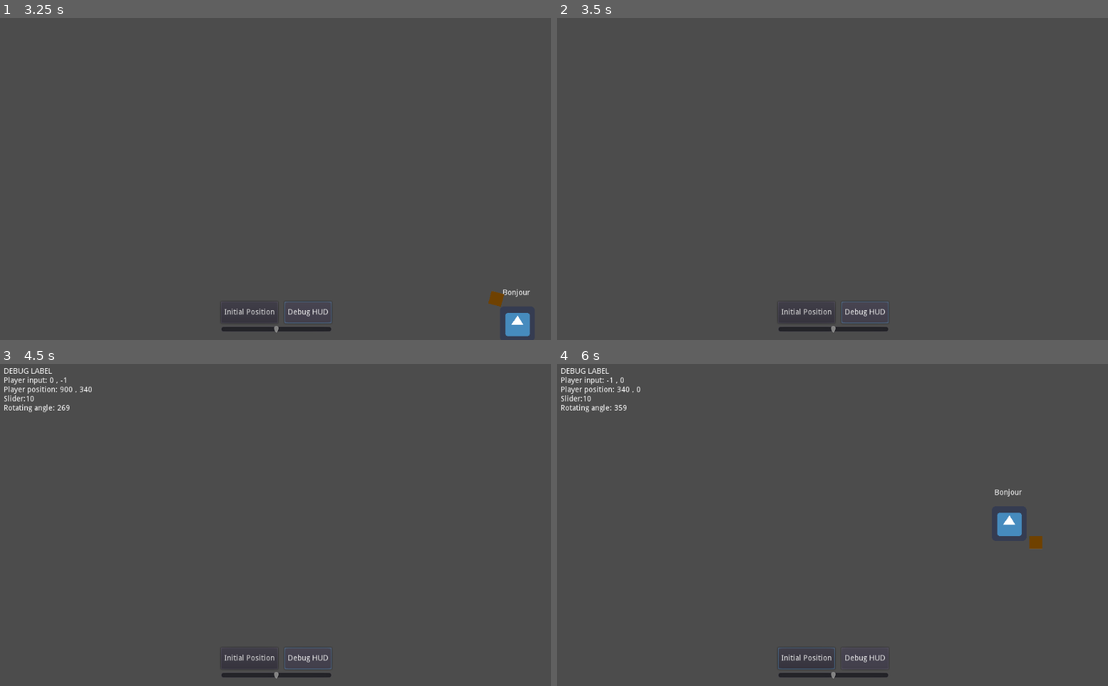
Above: before the commit, frames 1-4 (two rows, left to right).
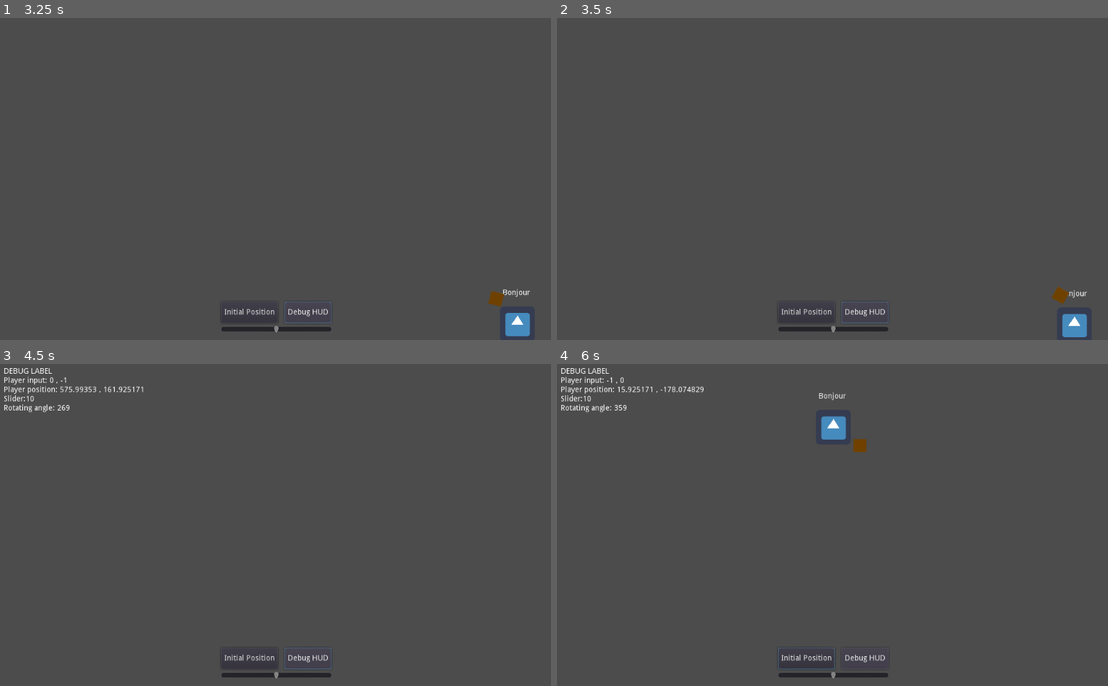
Above: after the commit, the same moments.

Repository: Florian-DELRIEU/Godot-Test
Game: Godot game, scene res://Scenes/MainNode.tscn
Same seed, same stepped clock (60 frames per second), same inputs: the game is played once before the commit and once after it. The engine's default icon, where the game draws it, is replaced by a stand-in: a white triangle on a blue panel in a dark square.
Inputs:
- Up to frame 1 (3.25 s): click "Initial Position" at 0.5 s; click "Debug HUD" at 1.25 s; hold Right (ui_right) 2.03-2.78 s; hold Down (ui_down) from 2.78 s (still down)
- Up to frame 2 (3.5 s): keep holding Down (ui_down)
- Up to frame 3 (4.5 s): release Down (ui_down) at 3.53 s; hold Right (ui_right) 3.53-4.28 s; tap Enter at 4.25 s; hold Up (ui_up) from 4.28 s (still down)
- Up to frame 4 (6 s): release Up (ui_up) at 5.03 s; hold Left (ui_left) from 5.03 s (still down)

Frame 1 is identical in both runs. In frame 2, 0.5% of the frame differs, in the area x 89-97%, y 83-100%; in frame 3, 0.1%; in frame 4, 1.1%, in the area x 10-89%, y 6-58%.

Commit message:
replace mooving function
because modify position doesn't check collisions

Diff:
--- a/Scenes/Player.gd
+++ b/Scenes/Player.gd
@@ -23,5 +23,4 @@
 	dirY = int(down) - int(up)
 
 func mooving_loop():
-	position.x += dirX * speed
-	position.y += dirY * speed
+	move_and_collide(Vector2(dirX,dirY)*speed) # to collide
